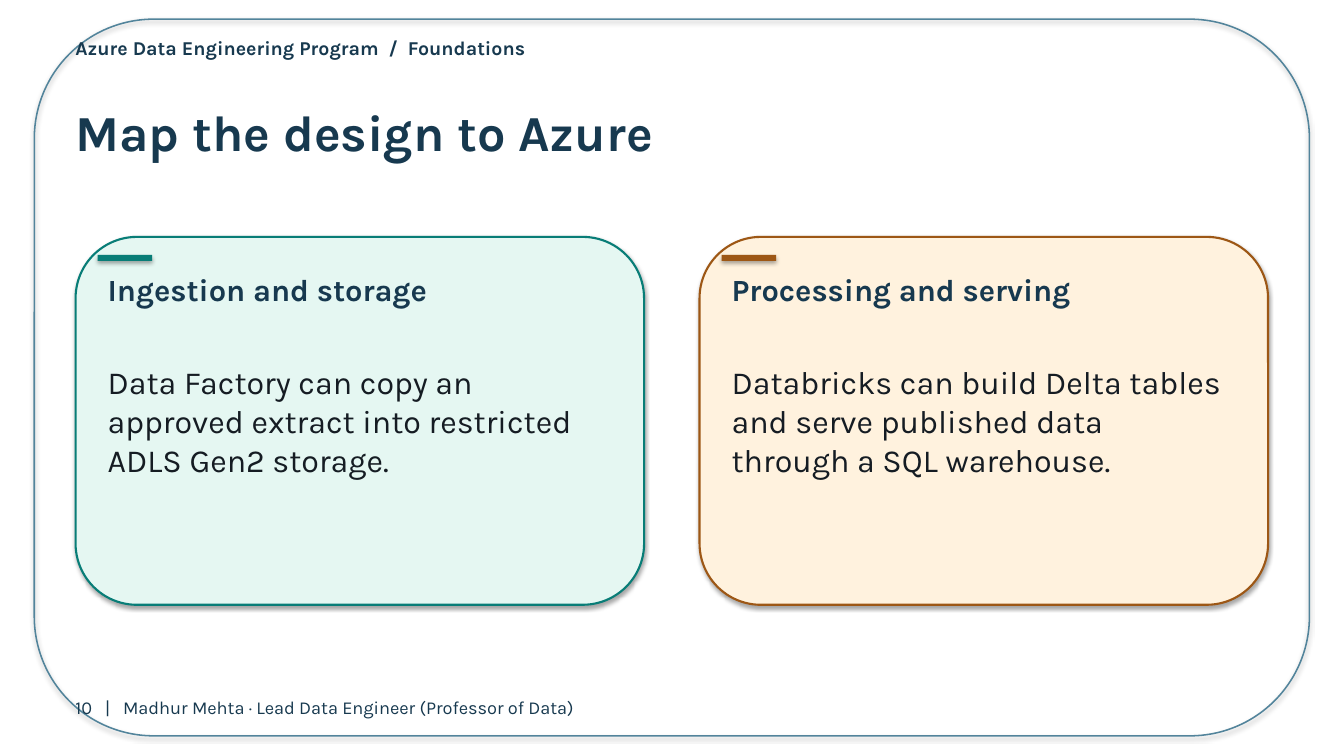
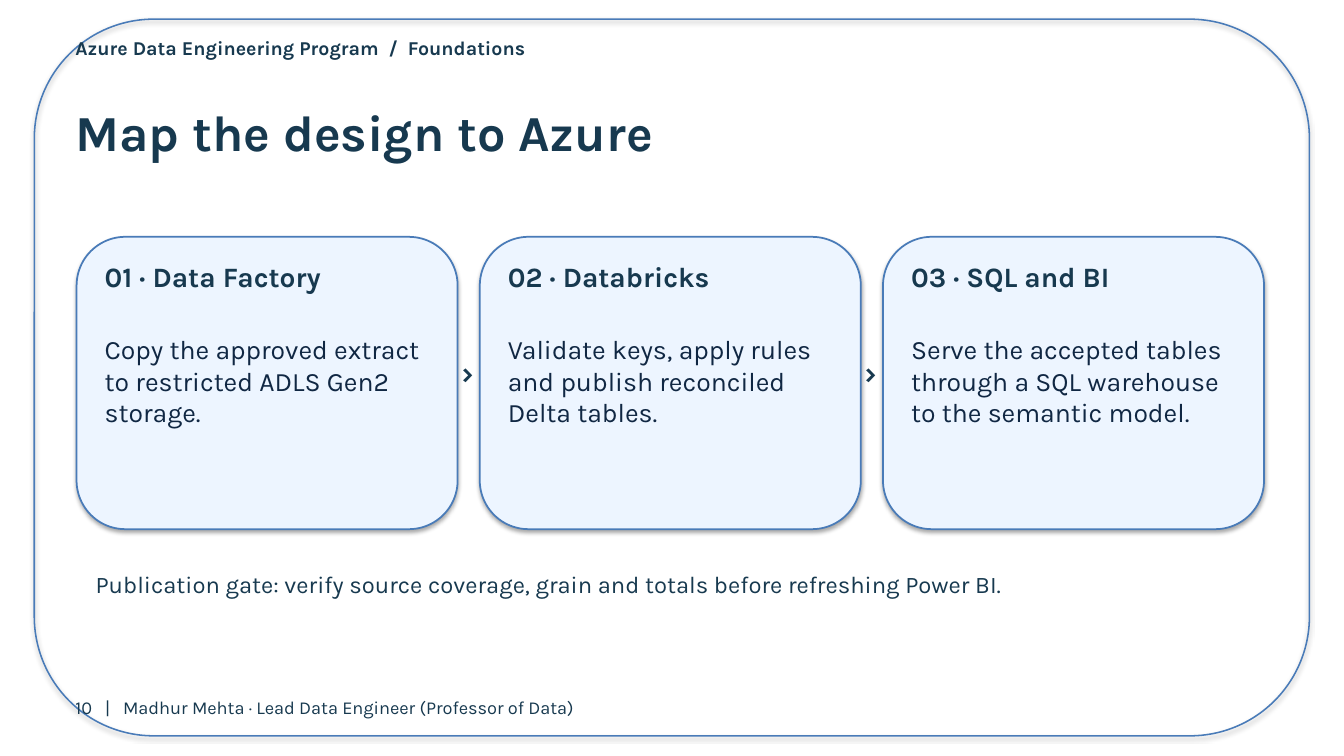
Before and after one commit to Techskills-Aus/azure-data-engineering, a slide deck: slide 10 of 01-data-engineering-foundations/02-oltp-olap-etl-elt/presentation/day02-processing.pptx. Drawn at 1344x756 pixels with LibreOffice and Linux fonts; fonts in the diff are those of the drawing. Boxes give left, top, right and bottom in pixels: in the first picture for what was removed or moved away, otherwise in the second. Text is boxed around its words. In the diff, an @@ line names an element or a change of style, - is before the commit and + after.

```diff
--- a/01-data-engineering-foundations/02-oltp-olap-etl-elt/presentation/day02-processing.pptx
+++ b/01-data-engineering-foundations/02-oltp-olap-etl-elt/presentation/day02-processing.pptx
@@ rounded rectangle at [34,19,1310,736]: outline #52849B 1.1 pt to #497BB8 1.1 pt @@
@@ rounded rectangle removed at [76,237,644,605] @@
@@ rounded rectangle added at [77,237,458,529], fill #EDF5FF, outline #497BB8 1.25 pt @@
@@ rounded rectangle added at [480,237,861,529], fill #EDF5FF, outline #497BB8 1.25 pt @@
@@ rounded rectangle removed at [700,237,1268,605] @@
@@ rounded rectangle added at [883,237,1264,529], fill #EDF5FF, outline #497BB8 1.25 pt @@
@@ rectangle removed at [98,255,152,261] @@
@@ text added at [105,268,321,294], 20 pt, text #17394F, bold @@
+01 · Data Factory
@@ text added at [508,267,710,288], 20 pt, text #17394F, bold @@
+02 · Databricks
@@ rectangle removed at [722,255,776,261] @@
@@ text added at [911,267,1110,292], 20 pt, text #17394F, bold @@
+03 · SQL and BI
@@ text removed at [108,279,427,309] @@
-Ingestion and storage
@@ text removed at [732,279,1071,309] @@
-Processing and serving
@@ text at [105,341,419,429]: text changed; size 23 to 19 pt; text colour #151C23 to #102743 @@
-Data Factory can copy an approved extract into restricted ADLS Gen2 storage.
+Copy the approved extract to restricted ADLS Gen2 storage.
@@ text added at [452,348,497,393], 23 pt, text #17394F, bold @@
+›
@@ text added at [508,340,811,423], 19 pt, text #102743 @@
+Validate keys, apply rules and publish reconciled Delta tables.
@@ text added at [855,348,900,393], 23 pt, text #17394F, bold @@
+›
@@ text at [911,341,1221,423]: text changed; size 23 to 19 pt; text colour #151C23 to #102743 @@
-Databricks can build Delta tables and serve published data through a SQL warehouse.
+Serve the accepted tables through a SQL warehouse to the semantic model.
@@ text added at [96,576,1001,599], 17 pt, text #17394F @@
+Publication gate: verify source coverage, grain and totals before refreshing Power BI.
```
Also in this commit, not shown: 17 other slides changed.
